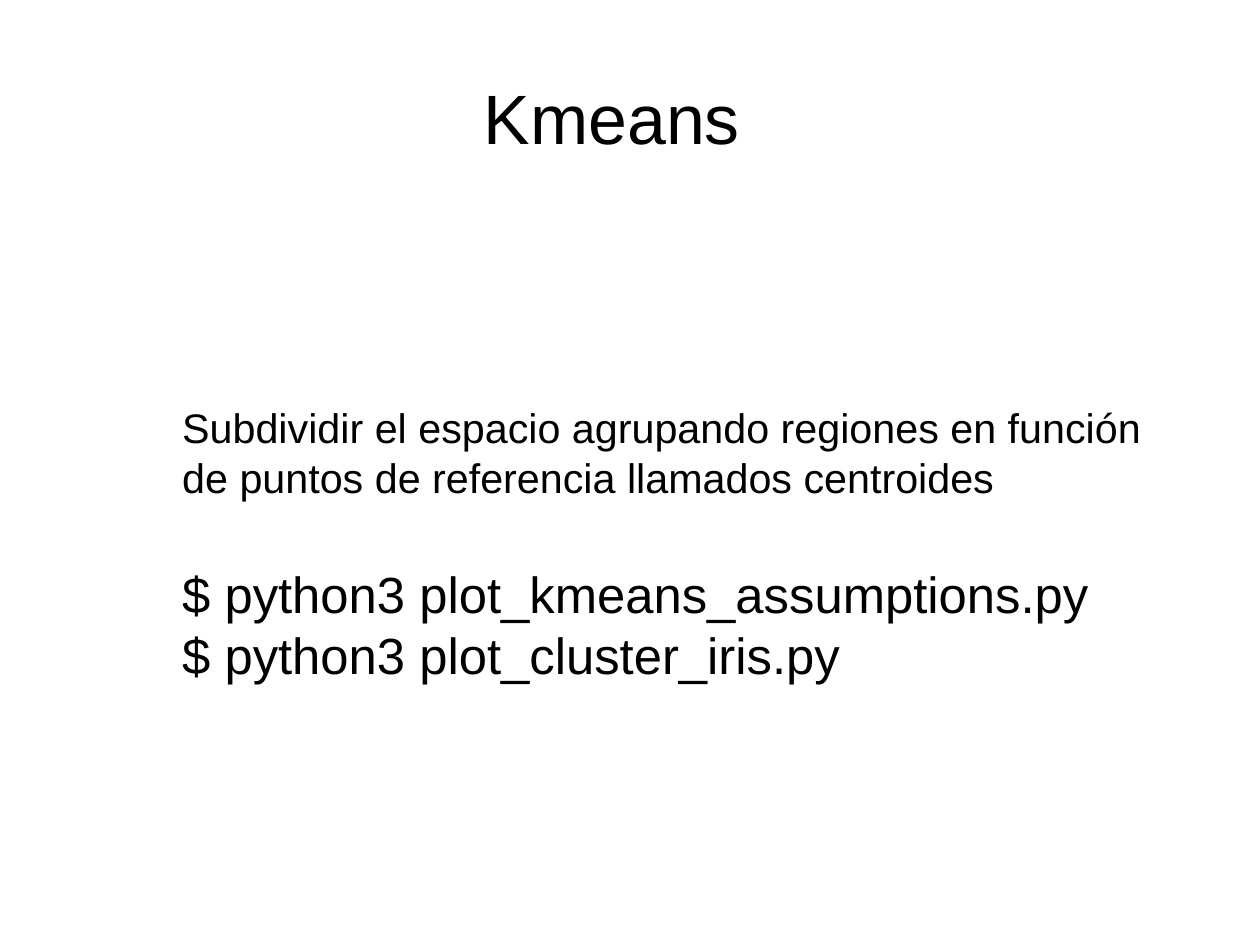
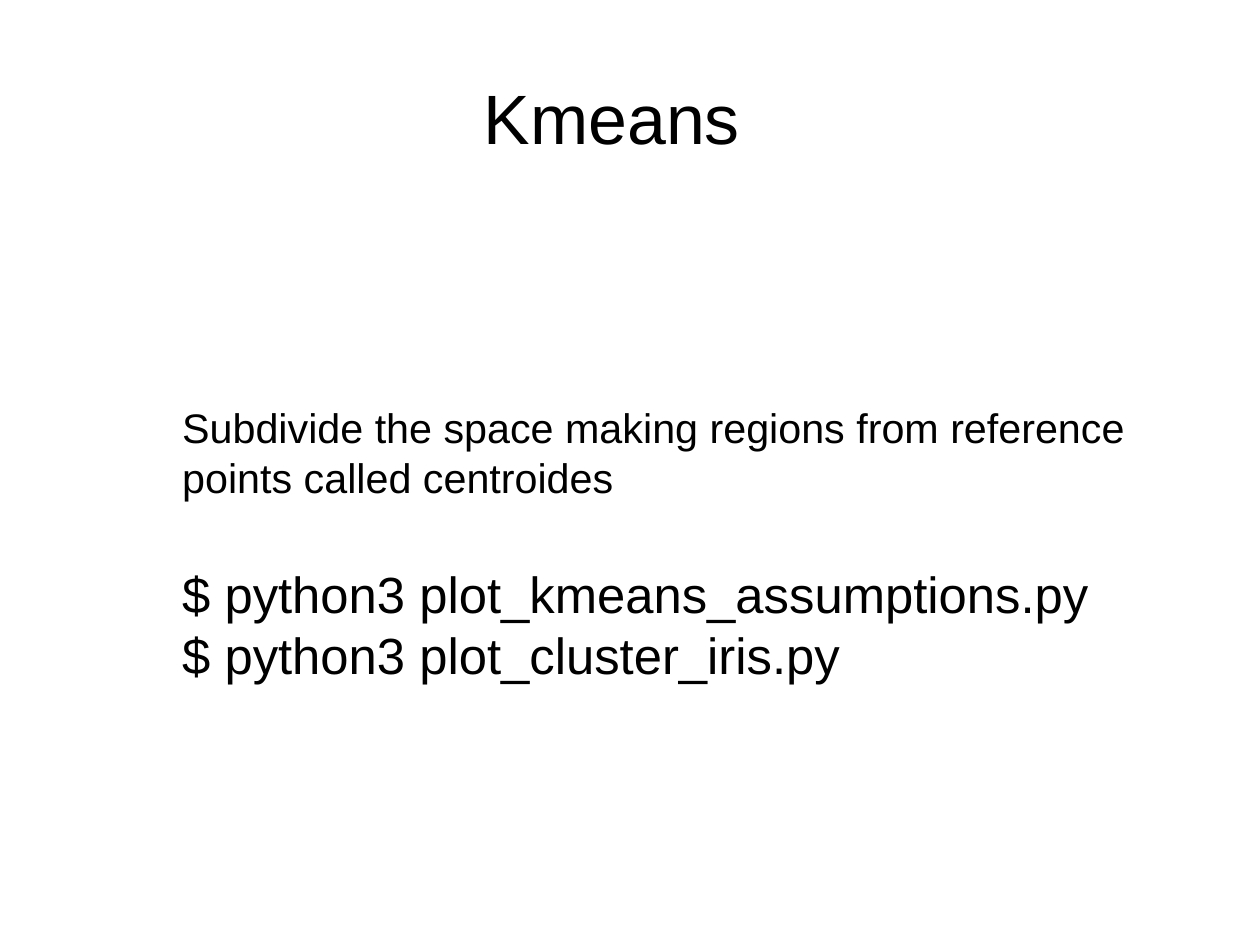
Before and after one commit to davidam/python-examples, a slide deck: slide 20 of presentations/scikit.odp. Drawn at 1260x945 pixels with LibreOffice and Linux fonts; fonts in the diff are those of the drawing. Boxes give left, top, right and bottom in pixels: in the first picture for what was removed or moved away, otherwise in the second. Text is boxed around its words. In the diff, an @@ line names an element or a change of style, - is before the commit and + after.

```diff
--- a/presentations/scikit.odp
+++ b/presentations/scikit.odp
@@ text at [182, 413, 1124, 501]: text changed @@
-Subdividir el espacio agrupando regiones en función de puntos de referencia llamados centroides
+Subdivide the space making regions from reference points called centroides
```
Also in this commit, not shown: 3 other slides changed, 1 slide added.
